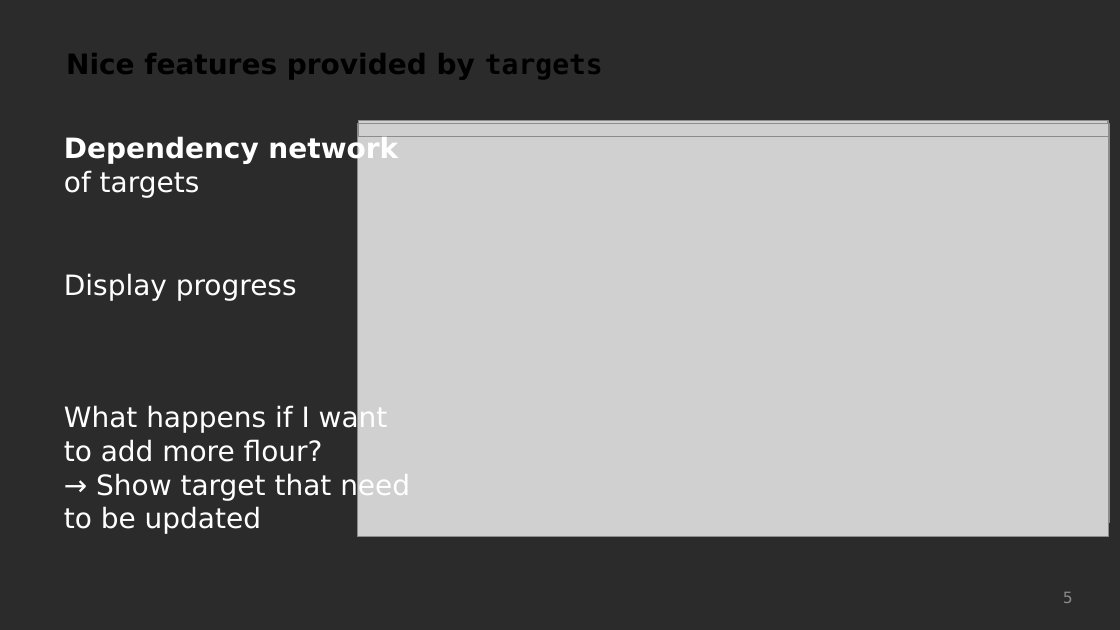
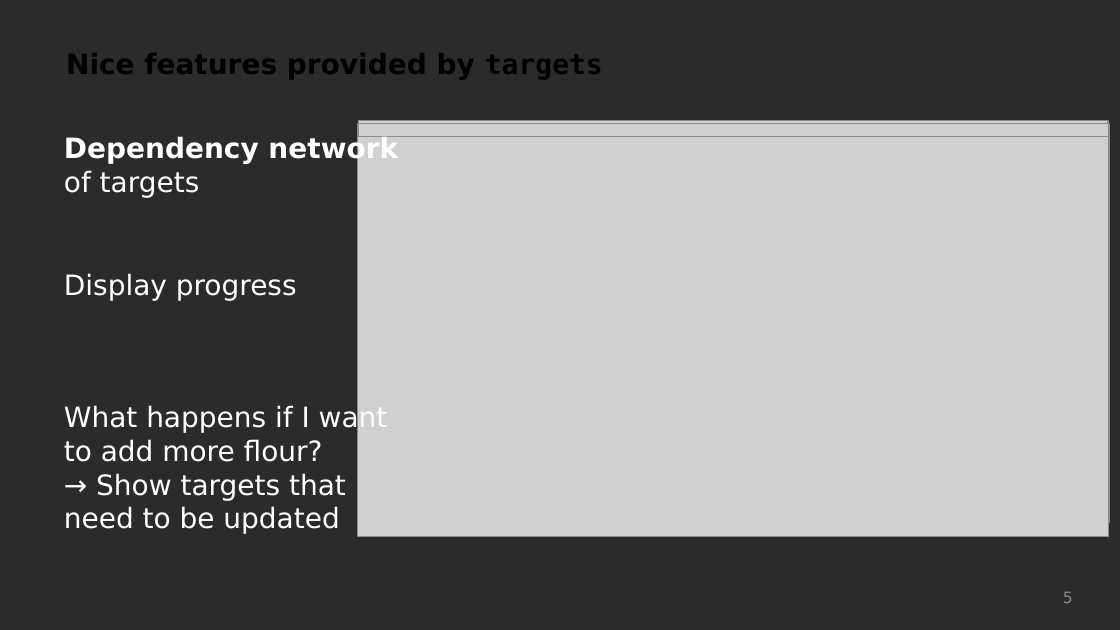
Before and after one commit to Rekyt/targets_presentation, a slide deck: slide 5 of idiv_conf_22_targets.odp. Drawn at 1120x630 pixels with LibreOffice and Linux fonts; fonts in the diff are those of the drawing; grey boxes stand for pictures; background and template pictures are left out; a plain dark background stands for a picture behind light text. Boxes give left, top, right and bottom in pixels: in the first picture for what was removed or moved away, otherwise in the second. Text is boxed around its words. In the diff, an @@ line names an element or a change of style, - is before the commit and + after.

```diff
--- a/idiv_conf_22_targets.odp
+++ b/idiv_conf_22_targets.odp
@@ text at (64, 405, 388, 534): text changed @@
-What happens if I want to add more flour?
-→ Show target that need to be updated
+What happens if I want to add more flour?
+→ Show targets that need to be updated
```
Also in this commit, not shown: 1 other slide changed, 1 slide added, 1 slide removed.
